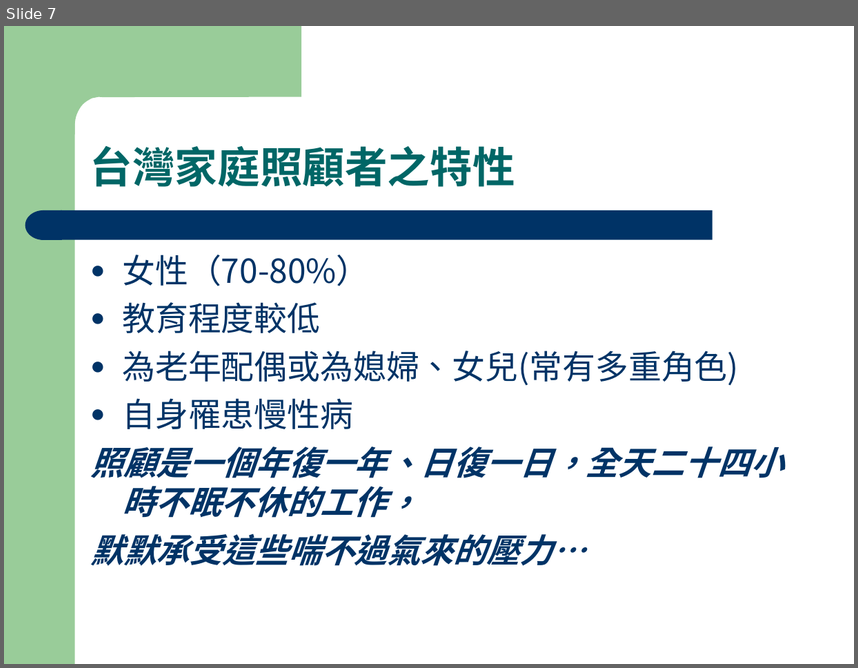
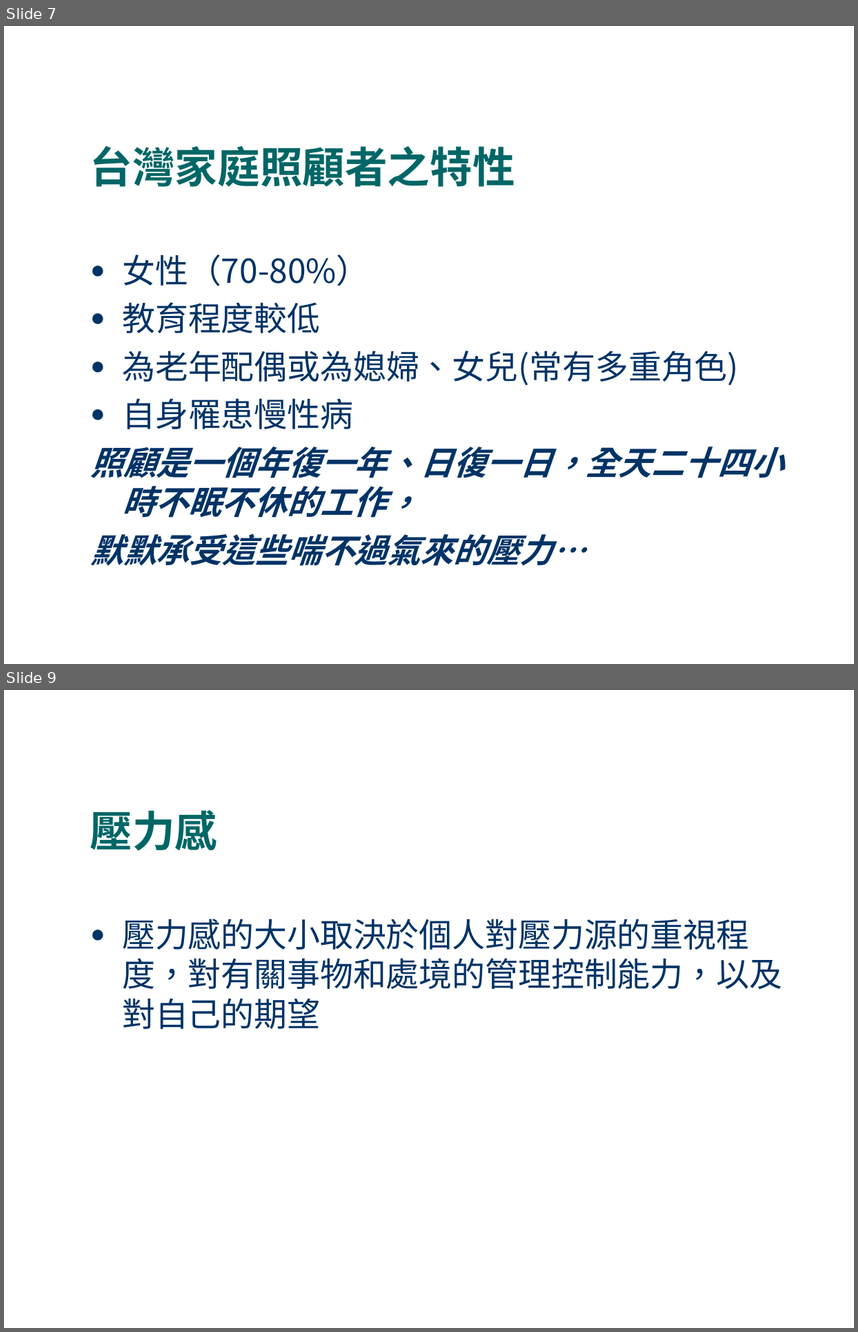
Before and after one commit to fhopecc/stxt, a slide deck: doc/tutorial/home_care.odp. Shown one above the other, each under a label of ours: slide 7 before the commit, slides 7 and 9 after it; the slides between them are not shown. The pictures are 858x668 and 858x1332 pixels, drawn with LibreOffice and Linux fonts; fonts in the diff are those of the drawing. Boxes give left, top, right and bottom in pixels: in the first picture for what was removed or moved away, otherwise in the second. Text is boxed around its words. In the diff, an @@ line names an element or a change of style, - is before the commit and + after.

```diff
--- a/doc/tutorial/home_care.odp
+++ b/doc/tutorial/home_care.odp
@@ slide 9 added at (4,690,854,1328), background #FFFFFF @@
@@ title added at (90,810,218,851), 36 pt, text #006666, bold @@
+壓力感
@@ text added at (122,918,782,1029), 28 pt, text #003366 @@
+● 壓力感的大小取決於個人對壓力源的重視程度，對有關事物和處境的管理控制能力，以及對自己的期望
@@ slide 7 changed as well @@
@@ group removed at (4,26,713,664): 1 rectangle, 1 freeform shape, 1 rounded rectangle, 1 flow chart delay @@
```
Also in this commit, not shown: 24 other slides changed, 3 other slides added, 3 other files.
